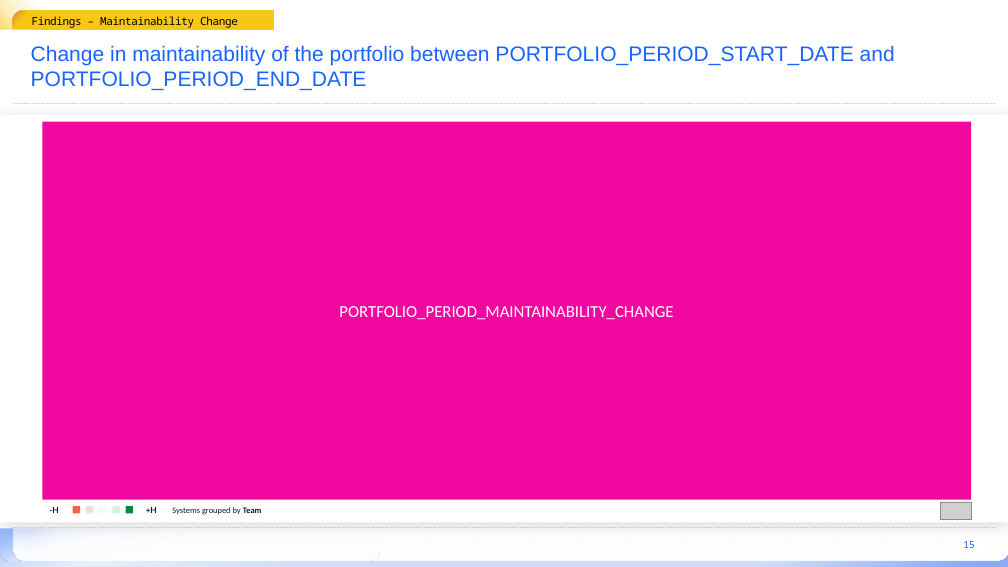
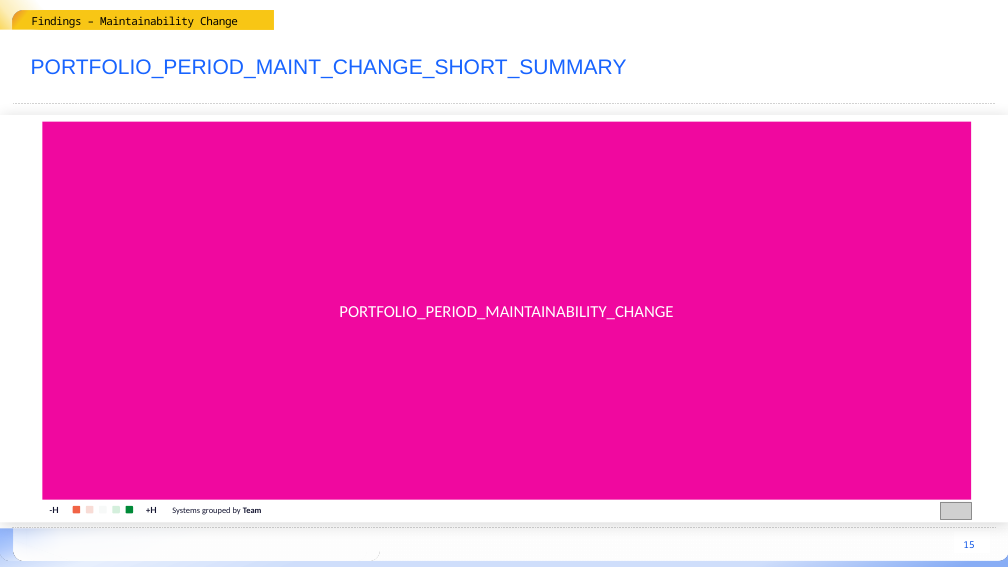
Before and after one commit to mardibiase/sigrid-integrations, a slide deck: slide 15 of report-generator/src/report_generator/presets/templates/portfolio-overview.pptx. Drawn at 1008x567 pixels with LibreOffice and Linux fonts; fonts in the diff are those of the drawing; grey boxes stand for pictures; background and template pictures are left out. Boxes give left, top, right and bottom in pixels: in the first picture for what was removed or moved away, otherwise in the second. Text is boxed around its words. In the diff, an @@ line names an element or a change of style, - is before the commit and + after.

```diff
--- a/report-generator/src/report_generator/presets/templates/portfolio-overview.pptx
+++ b/report-generator/src/report_generator/presets/templates/portfolio-overview.pptx
@@ title at (31,59,627,78): text changed @@
-Change in maintainability of the portfolio between PORTFOLIO_PERIOD_START_DATE and PORTFOLIO_PERIOD_END_DATE
+PORTFOLIO_PERIOD_MAINT_CHANGE_SHORT_SUMMARY
```
Also in this commit, not shown: 1 other slide changed, 2 other files.
